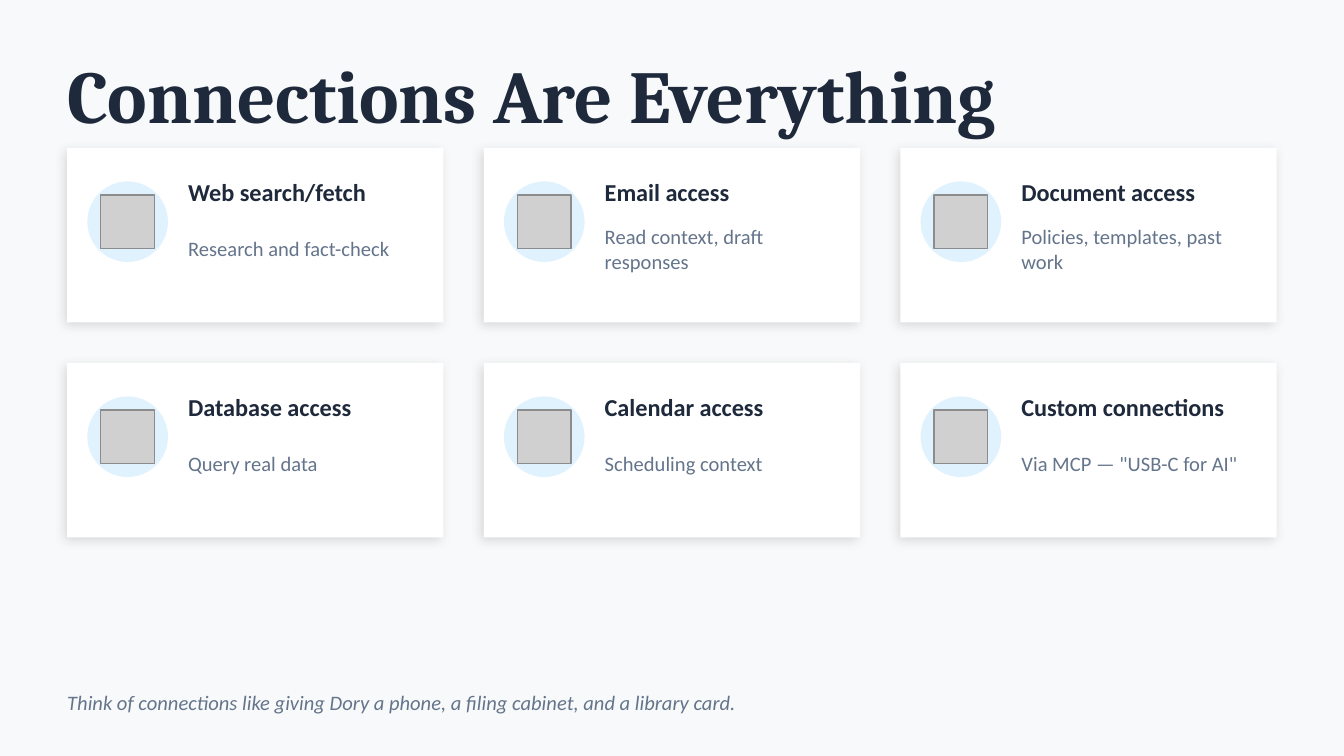
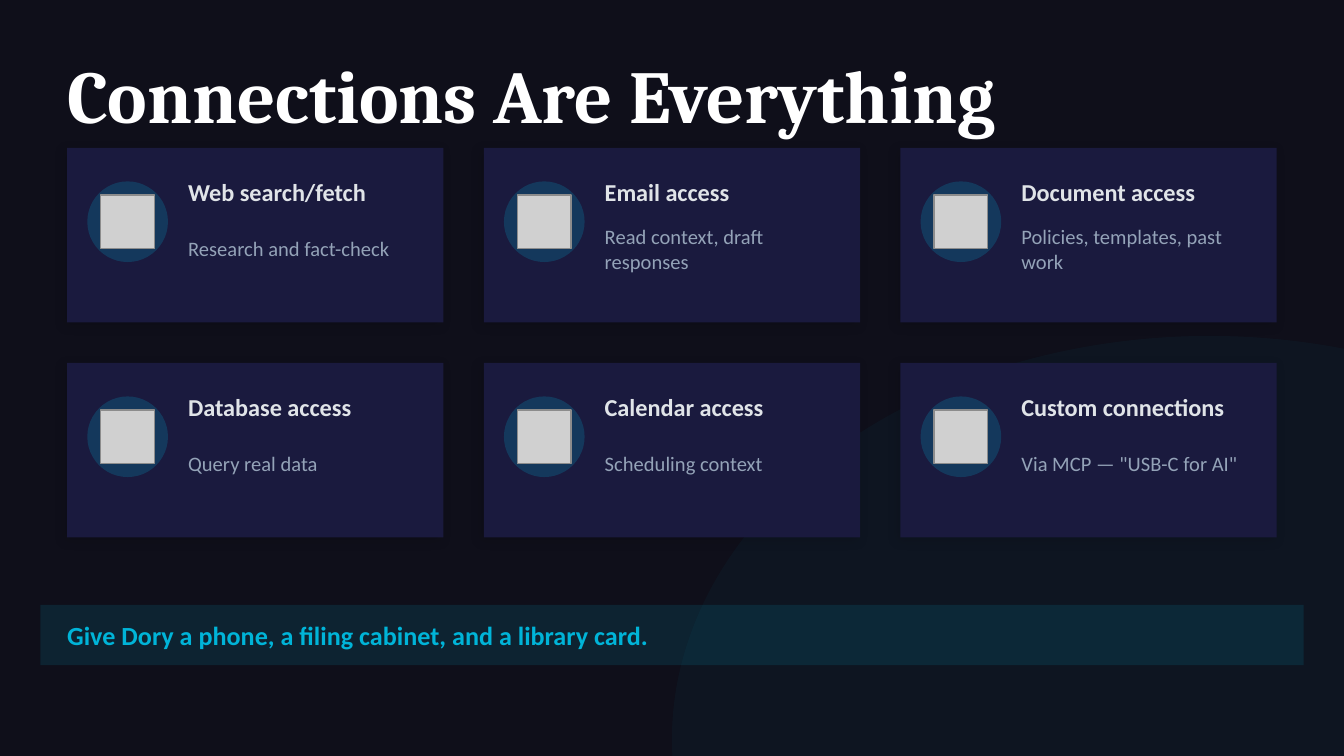
Before and after one commit to michaelengland/ai-best-practices, a slide deck: slide 32 of Getting-Agents-to-Give-Up-Their-Secrets.pptx (slide 31 before the commit). Drawn at 1344x756 pixels with LibreOffice and Linux fonts; fonts in the diff are those of the drawing; grey boxes stand for pictures. Boxes give left, top, right and bottom in pixels: in the first picture for what was removed or moved away, otherwise in the second. Text is boxed around its words. In the diff, an @@ line names an element or a change of style, - is before the commit and + after.

```diff
--- a/Getting-Agents-to-Give-Up-Their-Secrets.pptx
+++ b/Getting-Agents-to-Give-Up-Their-Secrets.pptx
@@ background #F8F9FA to #0F0F1A @@
@@ text "Connections Are Everything" at (67, 71, 995, 140): text colour #1E293B to #FFFFFF @@
@@ ellipse added at (672, 336, 1344, 756), fill #00B4D8 at 4% opacity @@
@@ fill #FFFFFF to #1A1A3E in 6 elements at (67, 148, 444, 323), (484, 148, 860, 323), (900, 148, 1277, 323), (67, 363, 444, 538), (484, 363, 860, 538), (900, 363, 1277, 538) @@
@@ text colour #1E293B to #E0E4E8 in 6 elements at (188, 184, 366, 202), (605, 184, 730, 201), (1021, 185, 1195, 201), (188, 399, 351, 416), (605, 399, 764, 416), (1021, 399, 1224, 416) @@
@@ fill #E0F2FE to #00B4D8 at 20% opacity in 6 elements at (87, 181, 168, 262), (504, 181, 585, 262), (921, 181, 1001, 262), (87, 396, 168, 477), (504, 396, 585, 477), (921, 396, 1001, 477) @@
@@ text colour #64748B to #94A3B8 in 6 elements at (188, 242, 389, 256), (605, 230, 763, 272), (1021, 230, 1222, 269), (188, 457, 318, 475), (605, 457, 762, 475), (1021, 457, 1237, 471) @@
@@ rectangle added at (40, 605, 1304, 665), fill #00B4D8 at 12% opacity @@
@@ text at (67, 626, 648, 650): text changed; size 11 to 14 pt; text colour #64748B to #00B4D8; bold on; italic off @@
-Think of connections like giving Dory a phone, a filing cabinet, and a library card.
+Give Dory a phone, a filing cabinet, and a library card.
```
Also in this commit, not shown: 25 other slides changed, 3 slides added, 1 other file.
